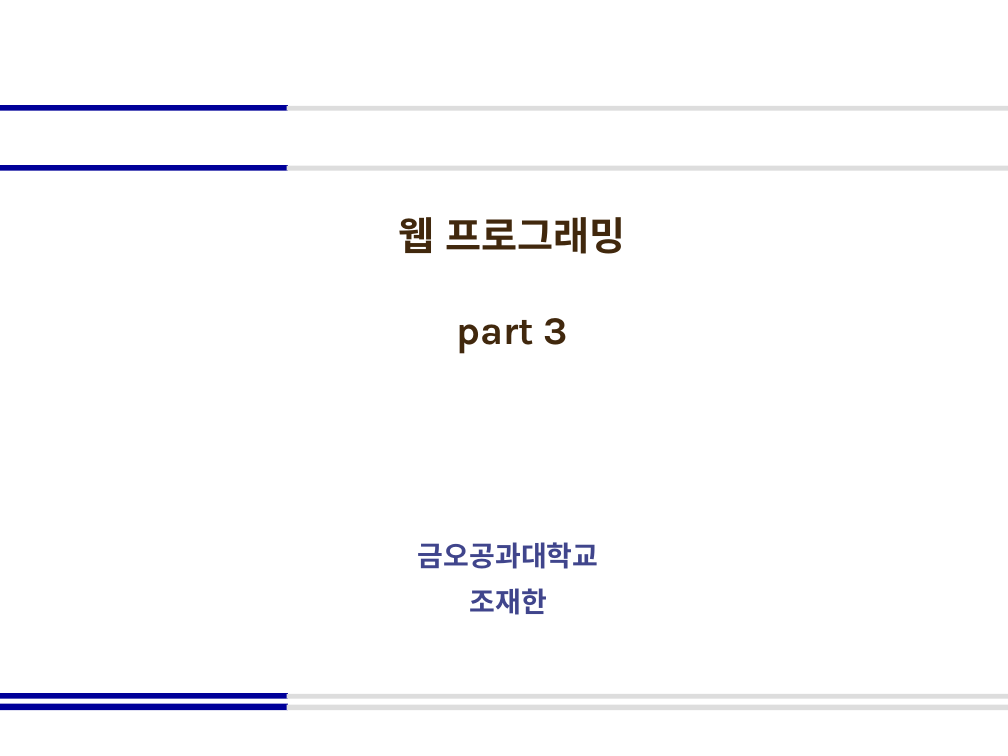
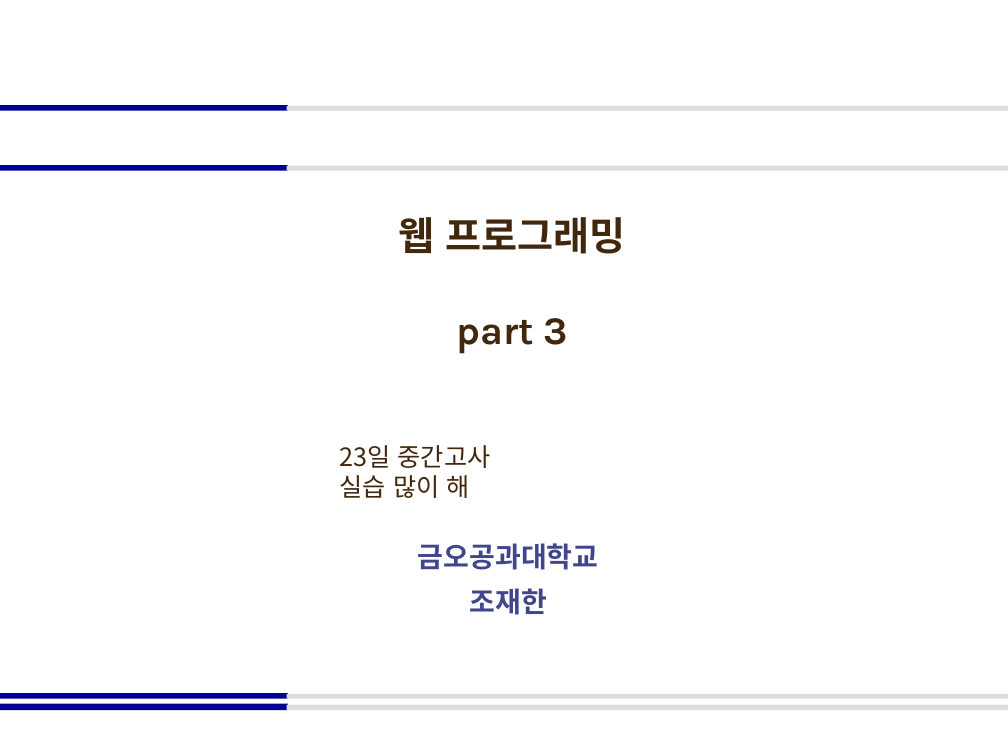
Before and after one commit to ilikecyberpunk/2-, a slide deck: slide 1 of 1학기/웹 프로그래밍/2026_웹 프로그래밍_part3.pptx. Drawn at 1008x756 pixels with LibreOffice and Linux fonts; fonts in the diff are those of the drawing. Boxes give left, top, right and bottom in pixels: in the first picture for what was removed or moved away, otherwise in the second. Text is boxed around its words. In the diff, an @@ line names an element or a change of style, - is before the commit and + after.

```diff
--- a/1학기/웹 프로그래밍/2026_웹 프로그래밍_part3.pptx
+++ b/1학기/웹 프로그래밍/2026_웹 프로그래밍_part3.pptx
@@ text added at (340,445,491,498), 18 pt, text #41280D @@
+23일 중간고사
+실습 많이 해
```
Also in this commit, not shown: 3 other slides changed, 6 other files.
